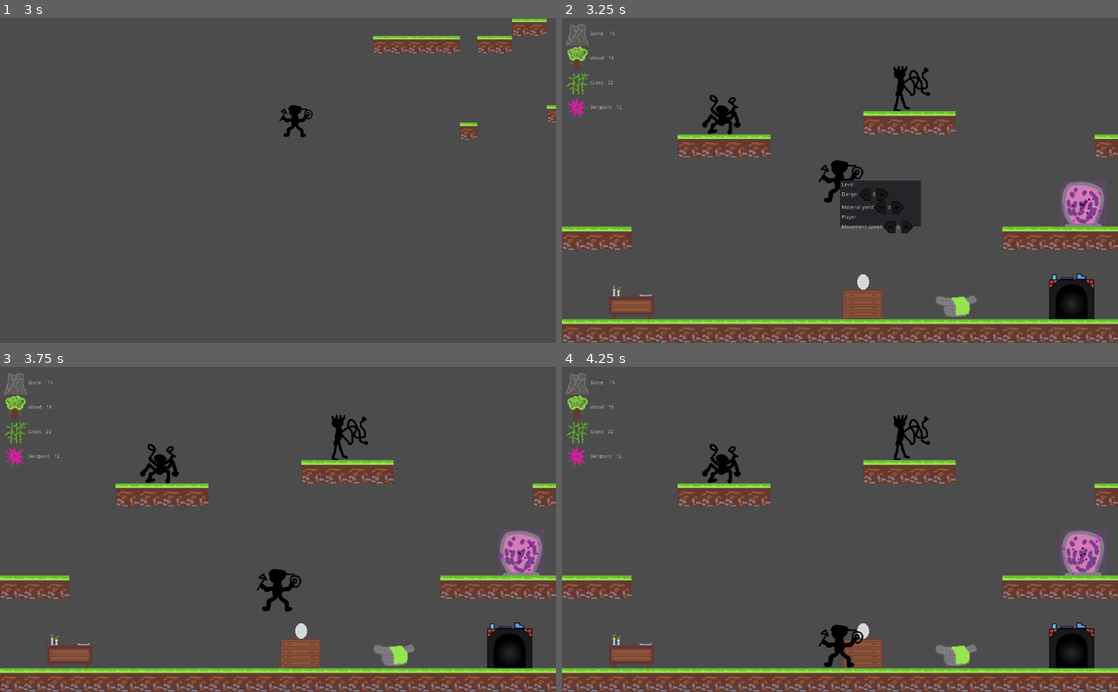
Above: before the commit, frames 1-4 (two rows, left to right).
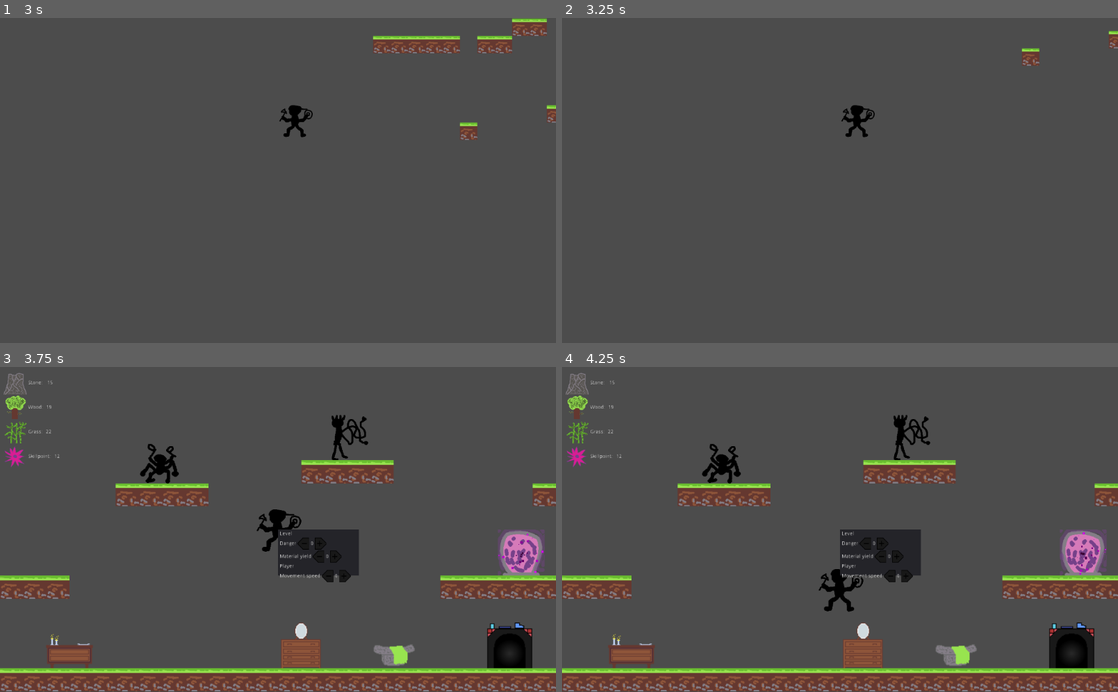
Above: after the commit, the same moments.

Repository: judo347/Project-GatheringPlatform
Game: Godot game, scene res://gamefiles/scenes/GeneratedLevelTemplate.tscn
The game is run twice, just before and just after one commit, with the same random seed, the same clock (stepped at 60 frames per second) and the same inputs. This scene is started directly instead of the project's main scene.
Inputs (mouse positions are in pixels of both pictures, inside the frame that each line leads up to):
- Up to frame 1 (3 s): tap Enter at 0.5 s; move the mouse to (250, 245) at 0.52 s; hold Up (ui_up) 0.53-1.25 s; click (250, 245) at 0.67 s; drag from (444, 229) to (250, 245) at 1.27 s; move the mouse to (111, 131) at 2.02 s; hold Left (ui_left) 2.03-2.75 s; drag from (305, 180) to (111, 131) at 2.77 s
- Up to frame 2 (3.25 s): no input
- Up to frame 3 (3.75 s): move the mouse to (194, 448) at 3.52 s; hold Down (ui_down) from 3.53 s (still down)
- Up to frame 4 (4.25 s): keep holding Down (ui_down)

Frame 1 is identical in both runs. In frame 2, 20% of the frame differs, in the area x 0-100%, y 1-100%; in frame 3, 2.9%; in frame 4, 3.0%.

Commit message:
Added a scene changer and a script getter. Scene change from level to homebase is not done when the death sound has completed.

Diff:
--- a/Project-Gathering Platform/gamefiles/scripts/Killzone.gd
+++ b/Project-Gathering Platform/gamefiles/scripts/Killzone.gd
@@ -1,4 +1,6 @@
 extends CollisionShape2D
+
+onready var music_manager = get_parent().get_parent().get_node("MusicManager")
 
 func _on_Killzone_ground_body_entered(body):
 
@@ -12,6 +14,7 @@
 	playerInventory.collect_materials(false)
 
 	# Death sound
-	playerData.shouldPlayDeathSound = true
+	music_manager.death()
 
-	get_tree().change_scene("gamefiles/scenes/World.tscn")
+	# queue scene change
+	scene_changer.queue_change_levelToHomebase_death()
--- a/Project-Gathering Platform/gamefiles/scripts/Music_manager.gd
+++ b/Project-Gathering Platform/gamefiles/scripts/Music_manager.gd
@@ -16,12 +16,7 @@
 
 func _process(delta):
 
-	if playerData.shouldPlayDeathSound:
-		death()
-		playerData.shouldPlayDeathSound = false
-
 	#Follow the player
-	#self.transform.set_position(player.get_position())
 	get_parent().get_node("MusicManager").set_position(player.get_position())
 
 	if isInLevel:
@@ -76,3 +71,6 @@
 
 func pickup():
 	pickup.play(0)
+
+func is_playing_death():
+	return death.playing
--- a/Project-Gathering Platform/gamefiles/scripts/autoload/playerData.gd
+++ b/Project-Gathering Platform/gamefiles/scripts/autoload/playerData.gd
@@ -2,7 +2,6 @@
 
 var currentCharacter = enums.CharacterEnum.ONE
 var texture = load("res://resources/01/Character001.png")
-var shouldPlayDeathSound = false
 
 var isInHomebase = false
 var isInLevel = false
--- /dev/null
+++ b/Project-Gathering Platform/gamefiles/scripts/autoload/scene_changer.gd
@@ -0,0 +1,19 @@
+extends Node
+
+var transfer_levelToHomebase_death_active = false
+
+func _process(delta):
+	queue_change_levelToHomebase_death_check()
+
+func queue_change_levelToHomebase_death():
+	transfer_levelToHomebase_death_active = true
+
+func queue_change_levelToHomebase_death_check():
+	if transfer_levelToHomebase_death_active:
+		# Wait for death sound to finish
+		if script_getter.get_MusicManager().is_playing_death():
+			return
+
+		#Change scene to homebase
+		get_tree().change_scene("gamefiles/scenes/World.tscn")
+		transfer_levelToHomebase_death_active = false
--- /dev/null
+++ b/Project-Gathering Platform/gamefiles/scripts/autoload/script_getter.gd
@@ -0,0 +1,22 @@
+extends Node
+
+# Declare member variables here. Examples:
+# var a = 2
+# var b = "text"
+
+# Called when the node enters the scene tree for the first time.
+func _ready():
+	pass # Replace with function body.
+
+# Called every frame. 'delta' is the elapsed time since the previous frame.
+#func _process(delta):
+#	pass
+
+func get_MusicManager():
+	return get_tree().get_current_scene().get_node("MusicManager")
+
+func isCurrentScene_Level():
+	return get_tree().get_current_scene().get_name() == "Level"
+
+func isCurrentScene_Homebase():
+	return get_tree().get_current_scene().get_name() == "World"
--- a/Project-Gathering Platform/project.godot
+++ b/Project-Gathering Platform/project.godot
@@ -33,6 +33,8 @@
 utilities="*res://gamefiles/scripts/autoload/utilities.gd"
 resource_lib="*res://gamefiles/scripts/autoload/resource_lib.gd"
 achievements="*res://gamefiles/scripts/autoload/achievements.gd"
+scene_changer="*res://gamefiles/scripts/autoload/scene_changer.gd"
+script_getter="*res://gamefiles/scripts/autoload/script_getter.gd"
 
 [editor_plugins]
 
